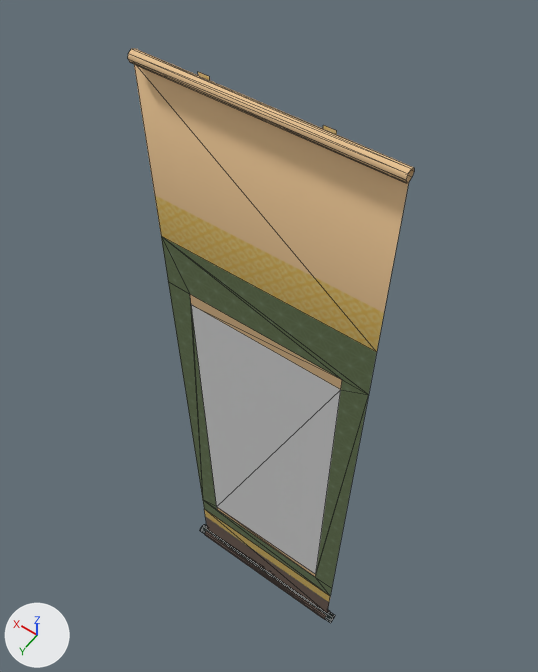
The glTF model packages/frontend/assets/world/objects/kakejiku/kakejiku.glb, before and after one commit.
Both versions are drawn from a 50 mm camera at (-0.488, 0.653, 0.6) aimed at (0.082, -0.145, -0.654). Every picture has the same lights, and +X, +Y and +Z are marked at lower left. The older version comes first. Mesh edges are drawn as thin lines. Vertices at exactly the same position are counted once.

Objects in the first picture: 'Cylinder', '__X_IMAGE__'.
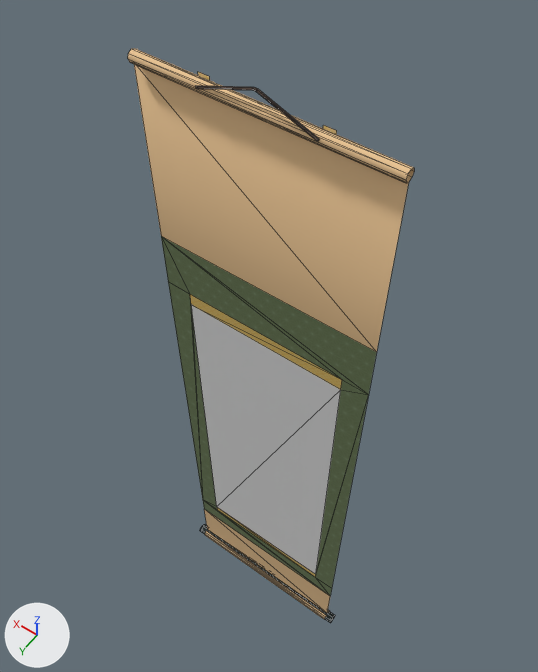
The newer file is also turned or shifted as a whole; pictures and numbers use the older file's frame.

Changed parts and their boxes (x1, y1, x2, y2) in the pictures (538 x 672 px; the box of a moved part takes in the faces that stretch with it):
part 1 of me_cylinder, moved or reshaped
    both: (206, 502, 330, 596)
part 2 of me_cylinder, added
    after: (196, 86, 319, 141)
part 3 of me_cylinder, surface changed
    both: (154, 83, 385, 619)

The change, as a list of edits to the scene's bpy script:
```text
Change me_cylinder:
    used by ob_cylinder; location = (0.0, -0.01, -1.6)
    verts and faces of me_cylinder; kept vertices keep their numbers, new ones are numbered from 76
    before: 68 (0.17, 0.0, 0.22) at pixel (217, 509), 69 (-0.17, 0.0, 0.22) at pixel (315, 577), 72 (0.22, 0.0, 0.22) at pixel (202, 499), 75 (-0.22, 0.0, 0.16) at pixel (330, 596)
    remove me_cylinder.from_pydata(...)  # 76 vertices, 88 faces; spans x -0.24..0.24, y -0.01..0.01, z -0.02..1.63
    add me_cylinder.from_pydata(...)  # 88 vertices, 106 faces; spans x -0.24..0.24, y -0.01..0.01, z -0.02..1.66
    me_cylinder part 1
    add delete_faces([(68, 69, 72), (69, 75, 72)])
    add faces += [(68, 69, 75), (68, 75, 72)]
    me_cylinder part 2
    12 vertices are added at x -0.1..0.1, y 0.01, z 1.62..1.66
    18 new faces join them
    me_cylinder part 3: 54 kept faces spanning x -0.22..0.22, y -0.01..0.01, z -0.02..1.63 get new texture (UV) coordinates
```
